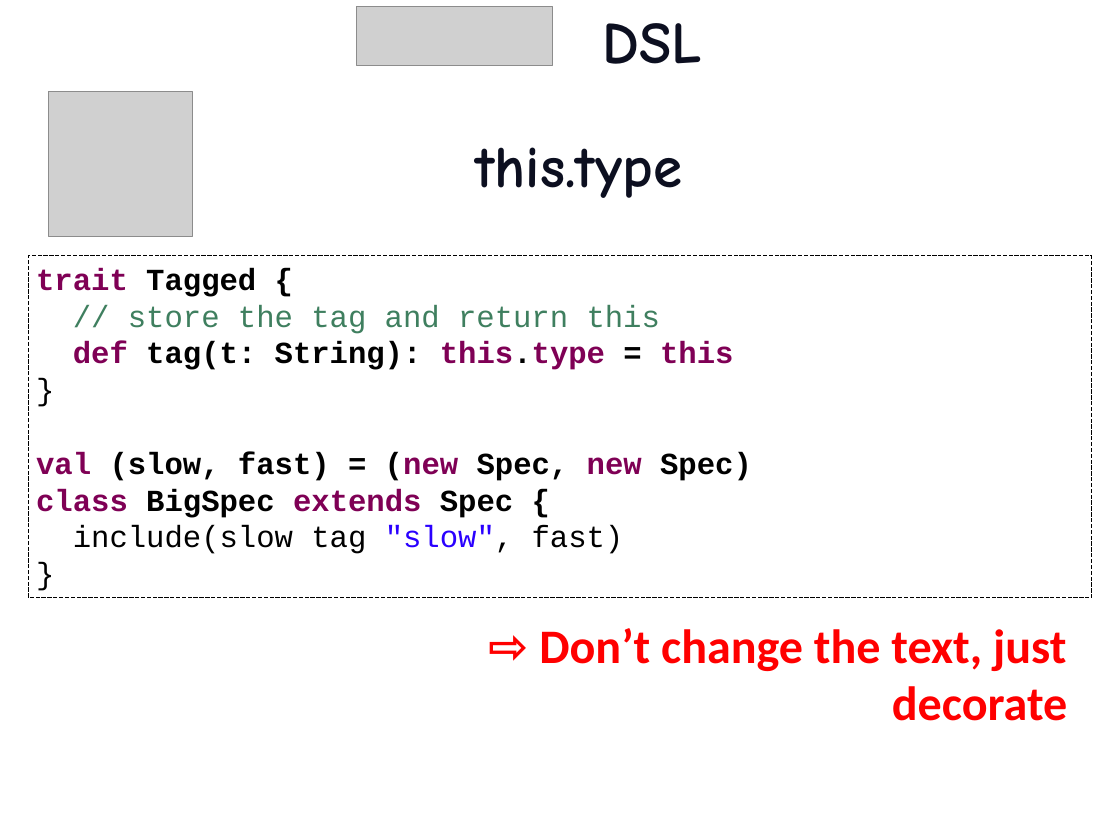
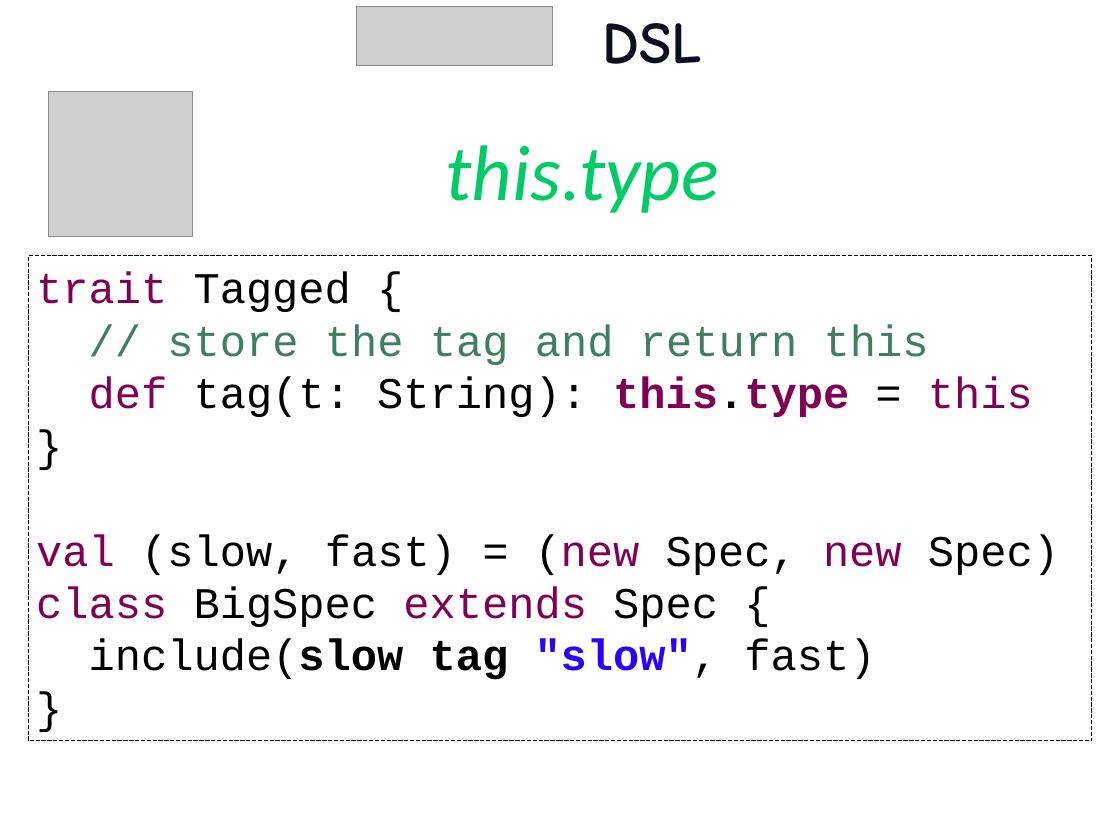
Before and after one commit to etorreborre/oscon-2010, a slide deck: slide 36 of src/main/resources/oscon_2010_specs.pptx (slide 33 before the commit). Drawn at 1120x840 pixels with LibreOffice and Linux fonts; fonts in the diff are those of the drawing; grey boxes stand for pictures; background and template pictures are left out. Boxes give left, top, right and bottom in pixels: in the first picture for what was removed or moved away, otherwise in the second. Text is boxed around its words. In the diff, an @@ line names an element or a change of style, - is before the commit and + after.

```diff
--- a/src/main/resources/oscon_2010_specs.pptx
+++ b/src/main/resources/oscon_2010_specs.pptx
@@ text "this.type" at (446, 145, 719, 213): size 54 to 72 pt, font Comic Neue to Calibri, text colour #0C0F20 to #00CC66, bold off, italic on @@
@@ rectangle "trait Tagged {": place and size @@
-rectangle "trait Tagged {" at (28, 256, 1092, 598)
+rectangle "trait Tagged {" at (28, 256, 1092, 741)
@@ rectangle "trait Tagged {" at (28, 256, 1092, 741): size 28 to 40 pt; bold off in "trait Tagged {", "def tag(t: String): = this", "val (slow, fast) = (new Spec, new ...", "class BigSpec extends Spec {"; bold on in "include(slow tag "slow"," @@
@@ text removed at (539, 628, 1067, 721) @@
-⇨ Don’t change the text, just decorate
```
Also in this commit, not shown: 37 other slides changed, 3 slides added, 1 slide removed.
